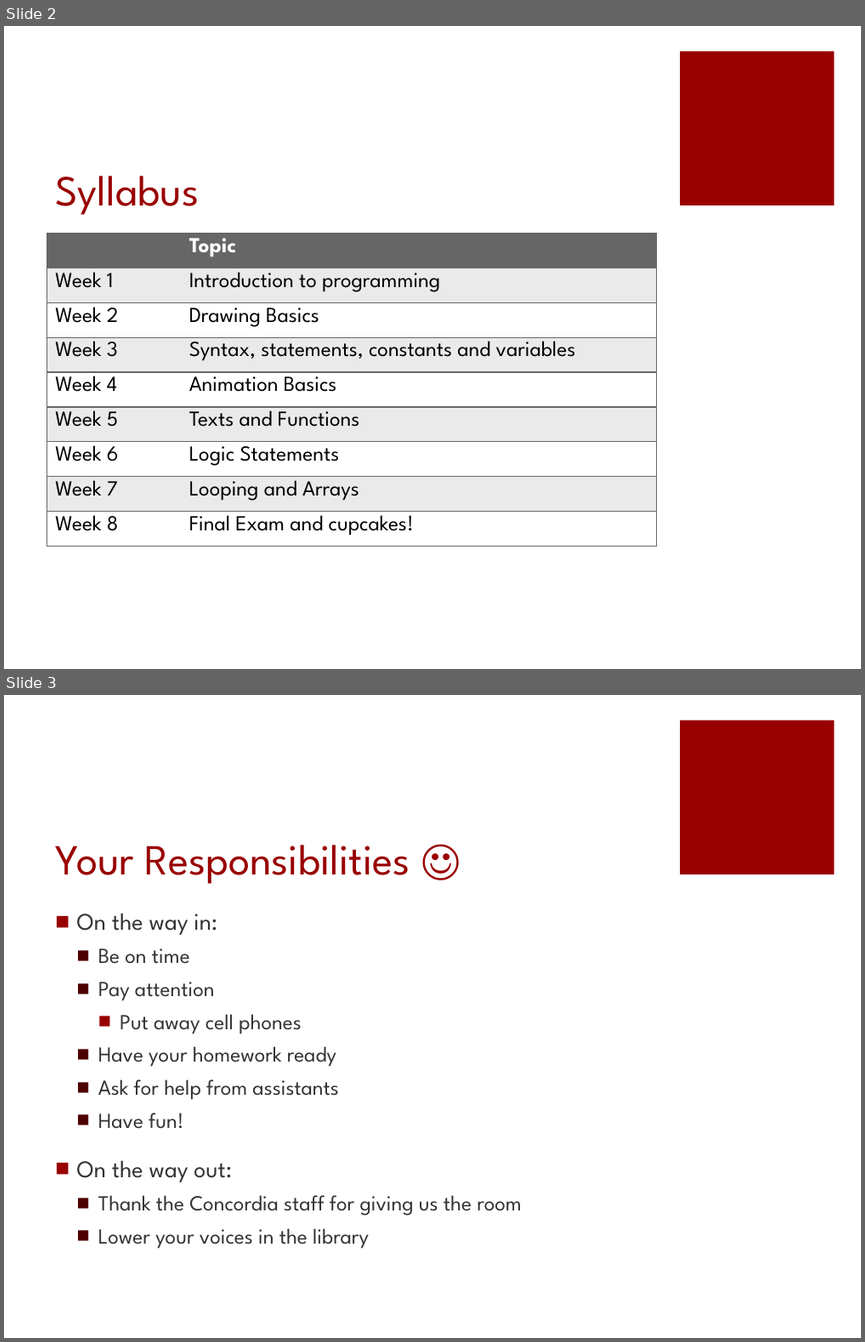
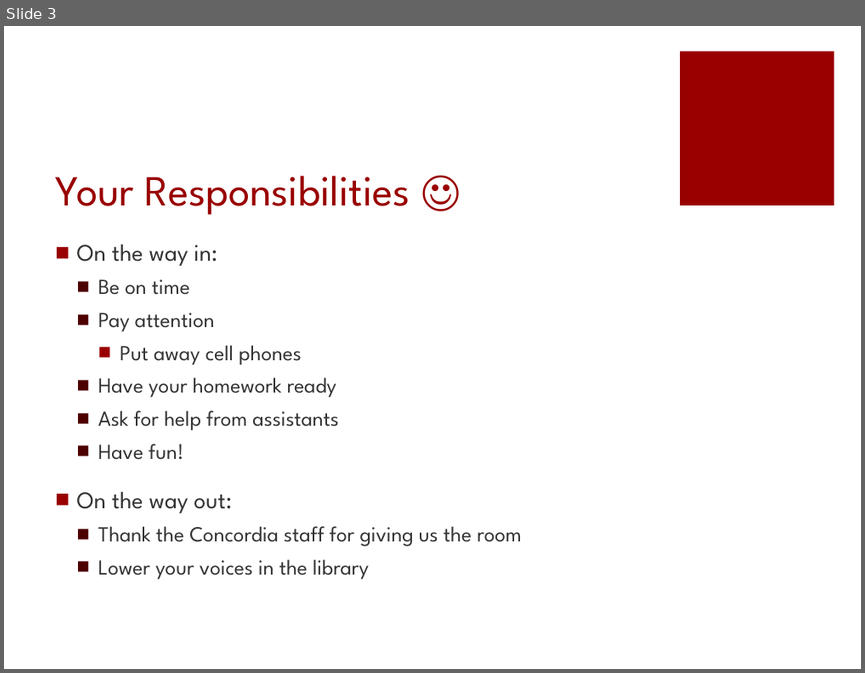
Before and after one commit to kidsonkode/kidsonkode.github.io, a slide deck: _site/docs/Syllabus.pptx. Shown one above the other, each under a label of ours: slides 2 and 3 before the commit, slide 3 after it. The pictures are 865x1342 and 865x673 pixels, drawn with LibreOffice and Linux fonts; fonts in the diff are those of the drawing. Boxes give left, top, right and bottom in pixels: in the first picture for what was removed or moved away, otherwise in the second. Text is boxed around its words. In the diff, an @@ line names an element or a change of style, - is before the commit and + after.

```diff
--- a/_site/docs/Syllabus.pptx
+++ b/_site/docs/Syllabus.pptx
@@ slide 2 removed at [4,26,861,669], background #FFFFFF; not listed: 1 template element that a slide beside it also shows @@
@@ title removed at [55,176,199,215] @@
-Syllabus
@@ table removed at [46,233,657,546], 9 rows, 2 columns @@
- | Topic
-Week 1 | Introduction to programming
-Week 2 | Drawing Basics
-Week 3 | Syntax, statements, constants and variables
-Week 4 | Animation Basics
-Week 5 | Texts and Functions
-Week 6 | Logic Statements
-Week 7 | Looping and Arrays
-Week 8 | Final Exam and cupcakes!
```
Also in this commit, not shown: 1 slide changed, 1 slide added, 9 other files.
